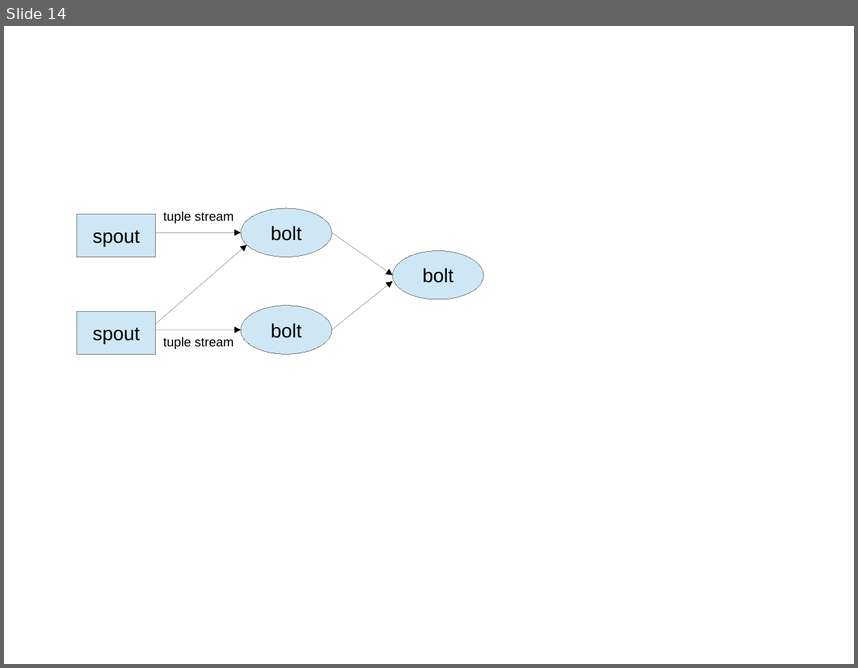
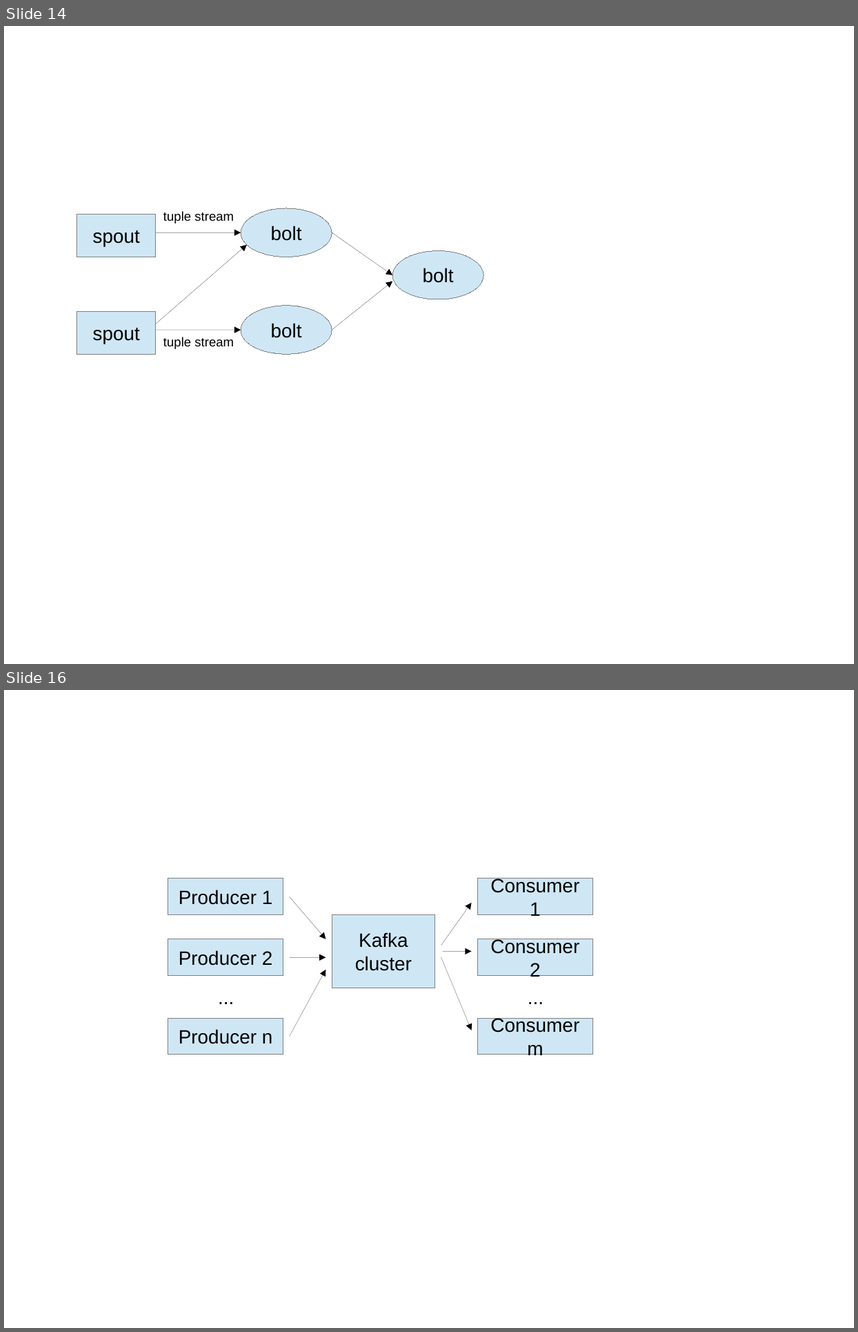
Before and after one commit to Visorgood/LambdaThesis, a slide deck: Thesis/thesis_template/images/Thesis_Images.odp. Shown one above the other, each under a label of ours: slide 14 before the commit, slides 14 and 16 after it; the slides between them are not shown. The pictures are 858x668 and 858x1332 pixels, drawn with LibreOffice and Linux fonts; fonts in the diff are those of the drawing. Boxes give left, top, right and bottom in pixels: in the first picture for what was removed or moved away, otherwise in the second. Text is boxed around its words. In the diff, an @@ line names an element or a change of style, - is before the commit and + after.

```diff
--- a/Thesis/thesis_template/images/Thesis_Images.odp
+++ b/Thesis/thesis_template/images/Thesis_Images.odp
@@ slide 16 added at <box>4,690,854,1328</box>, background #FFFFFF @@
@@ rectangle added at <box>168,878,284,914</box>, fill #CFE7F5, outline #808080 0 pt, 18 pt, text #000000 @@
+Producer 1
@@ rectangle added at <box>477,878,593,914</box>, fill #CFE7F5, outline #808080 0 pt, 18 pt, text #000000 @@
+Consumer 1
@@ arrow added from (290, 897) to (326, 939), #000000 0 pt @@
@@ rectangle added at <box>332,914,435,987</box>, fill #CFE7F5, outline #808080 0 pt, 18 pt, text #000000 @@
+Kafka
+cluster
@@ arrow added from (441, 945) to (471, 903), #000000 0 pt @@
@@ rectangle added at <box>168,939,284,976</box>, fill #CFE7F5, outline #808080 0 pt, 18 pt, text #000000 @@
+Producer 2
@@ arrow added from (290, 957) to (326, 957), #000000 0 pt @@
@@ arrow added from (441, 957) to (471, 1030), #000000 0 pt @@
@@ arrow added from (441, 952) to (471, 952), #000000 0 pt @@
@@ rectangle added at <box>477,939,593,976</box>, fill #CFE7F5, outline #808080 0 pt, 18 pt, text #000000 @@
+Consumer 2
@@ arrow added from (290, 1036) to (326, 969), #000000 0 pt @@
@@ text added at <box>211,982,242,1011</box>, 18 pt, text #000000 @@
+...
@@ text added at <box>520,982,552,1011</box>, 18 pt, text #000000 @@
+...
@@ rectangle added at <box>168,1018,284,1054</box>, fill #CFE7F5, outline #808080 0 pt, 18 pt, text #000000 @@
+Producer n
@@ rectangle added at <box>477,1018,593,1054</box>, fill #CFE7F5, outline #808080 0 pt, 18 pt, text #000000 @@
+Consumer m
```
Also in this commit, not shown: 3 other slides added, 9 other files.
